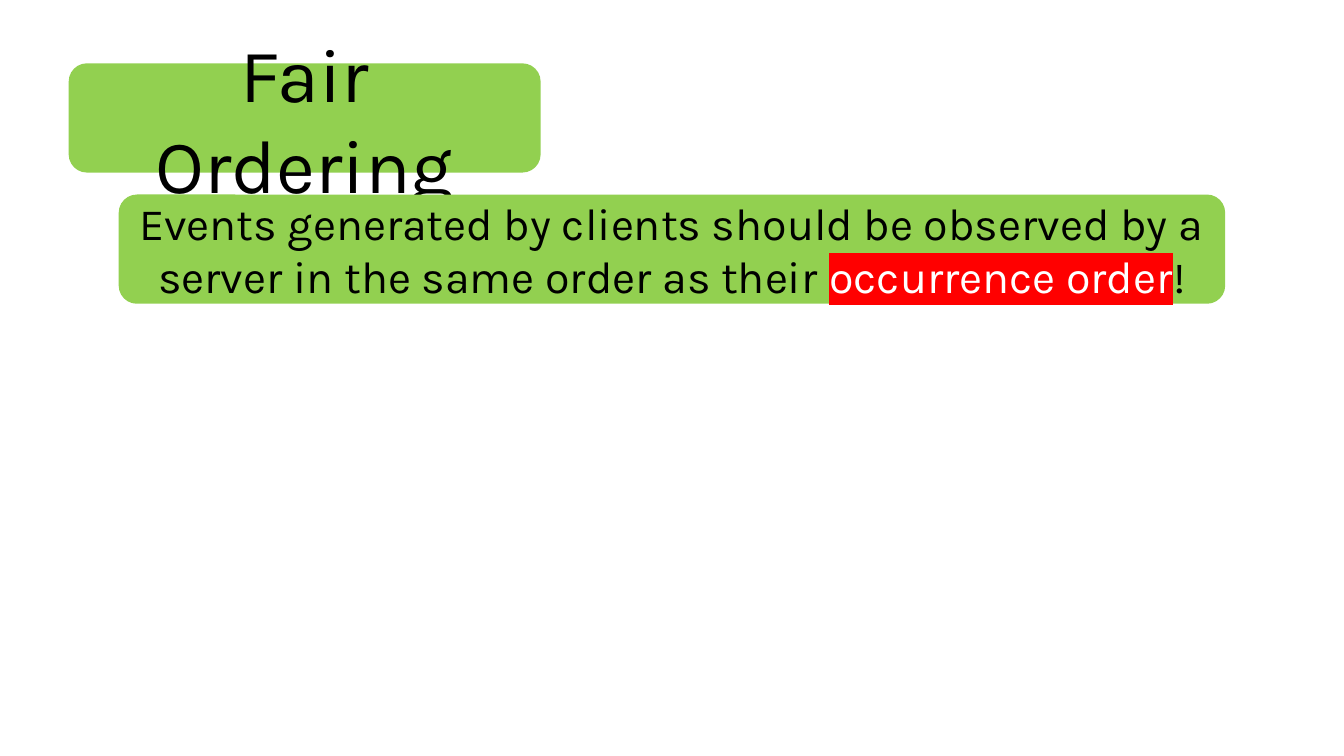
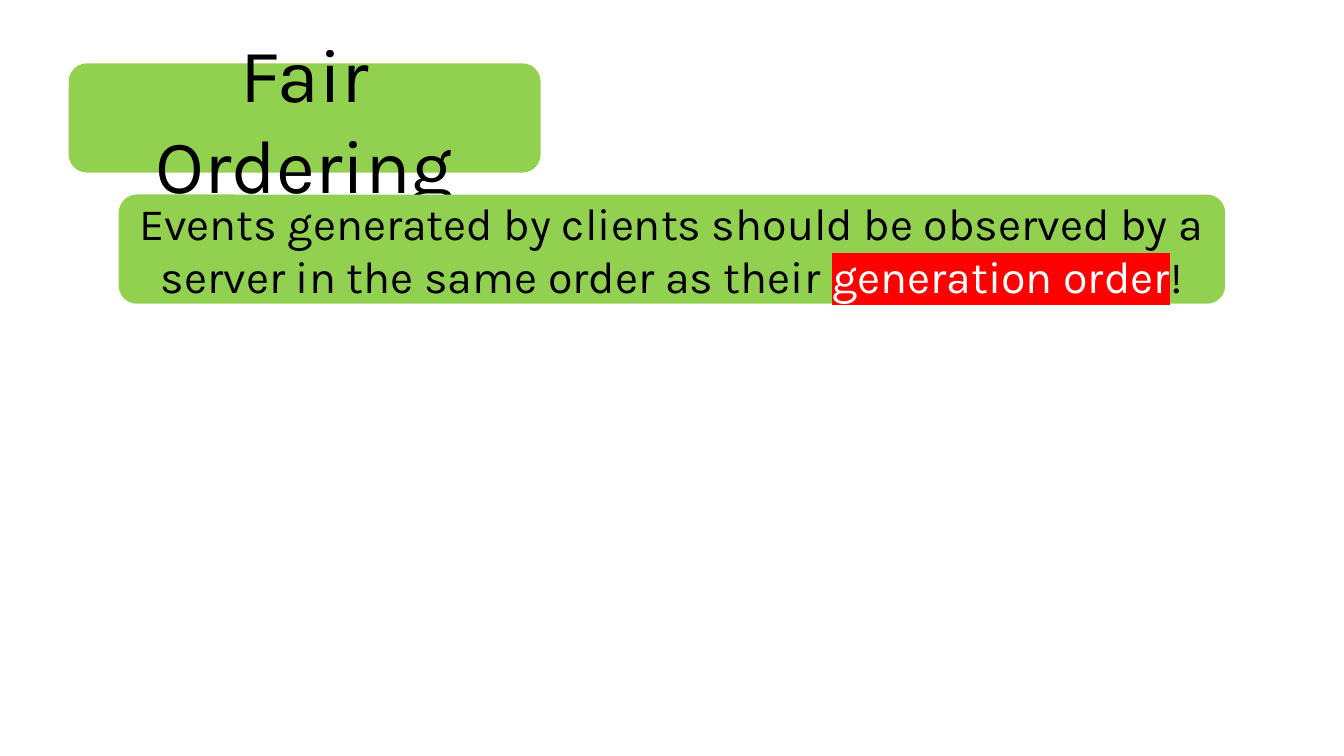
Before and after one commit to HaseebLUMS/Onyx-Presentation, a slide deck: slide 7 of tommy_hotnets_v3.pptx. Drawn at 1344x756 pixels with LibreOffice and Linux fonts; fonts in the diff are those of the drawing. Boxes give left, top, right and bottom in pixels: in the first picture for what was removed or moved away, otherwise in the second. Text is boxed around its words. In the diff, an @@ line names an element or a change of style, - is before the commit and + after.

```diff
--- a/tommy_hotnets_v3.pptx
+++ b/tommy_hotnets_v3.pptx
@@ text in rounded rectangle at (139,209,1203,305): text changed @@
-Events generated by clients should be observed by a server in the same order as their occurrence order!
+Events generated by clients should be observed by a server in the same order as their generation order!
```
Also in this commit, not shown: 9 other slides changed.
